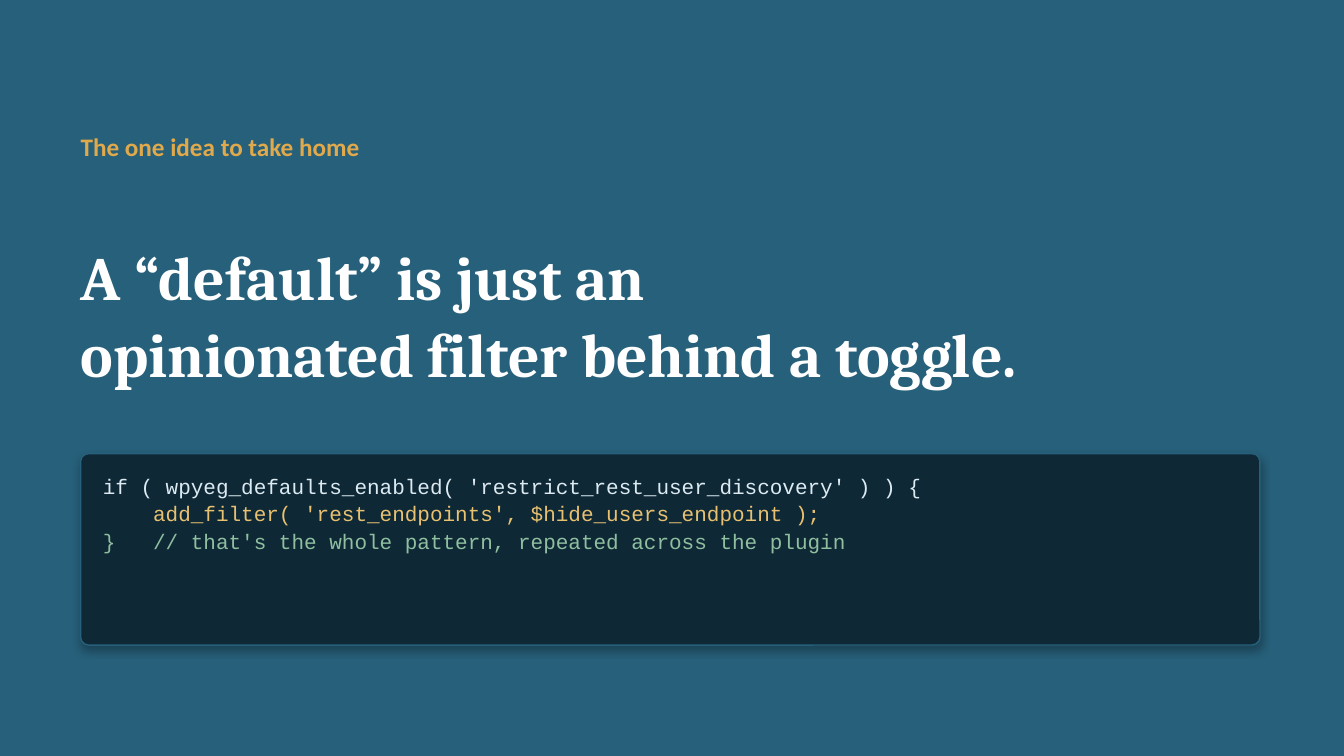
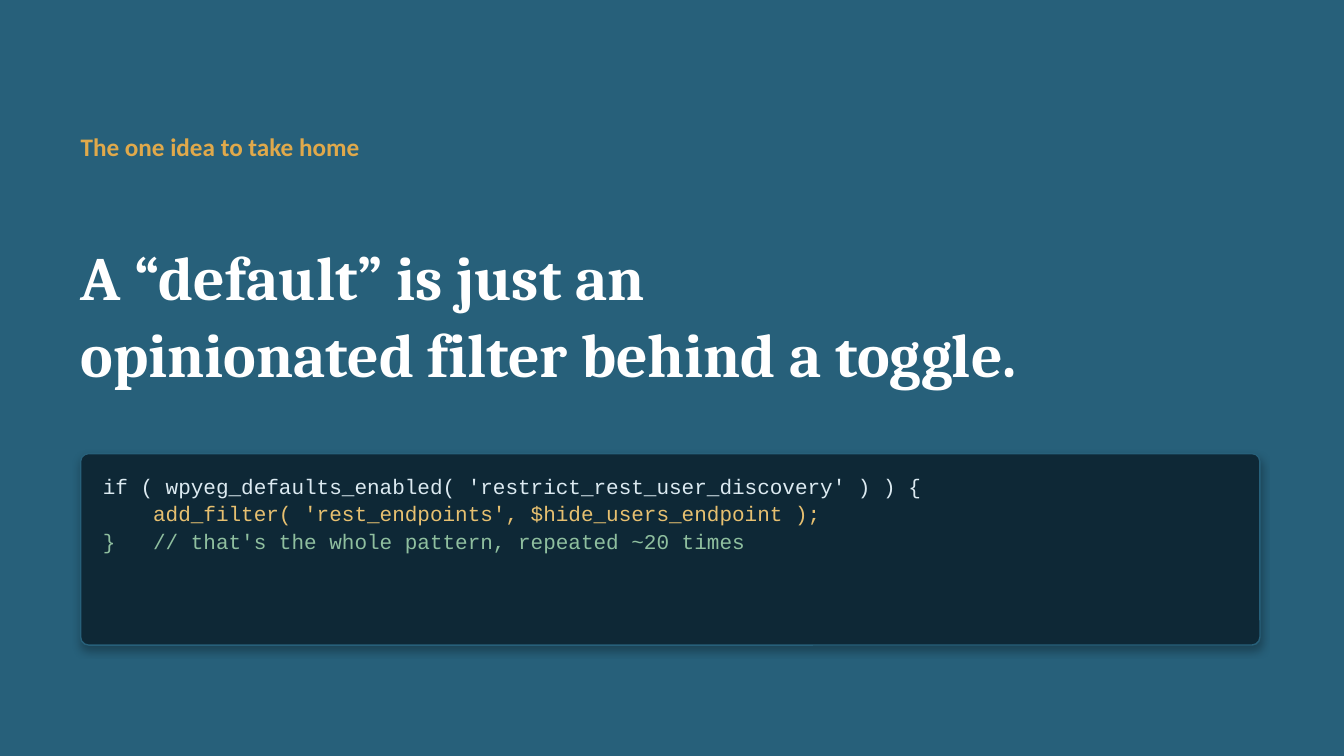
Before and after one commit to WPYEG/Better-by-Default, a slide deck: slide 3 of workshop/Better-by-Default.pptx. Drawn at 1344x756 pixels with LibreOffice and Linux fonts; fonts in the diff are those of the drawing. Boxes give left, top, right and bottom in pixels: in the first picture for what was removed or moved away, otherwise in the second. Text is boxed around its words. In the diff, an @@ line names an element or a change of style, - is before the commit and + after.

```diff
--- a/workshop/Better-by-Default.pptx
+++ b/workshop/Better-by-Default.pptx
@@ text at [191, 534, 745, 554]: text changed @@
-} // that's the whole pattern, repeated across the plugin
+} // that's the whole pattern, repeated ~20 times
```
Also in this commit, not shown: 5 other slides changed, 12 other files.
